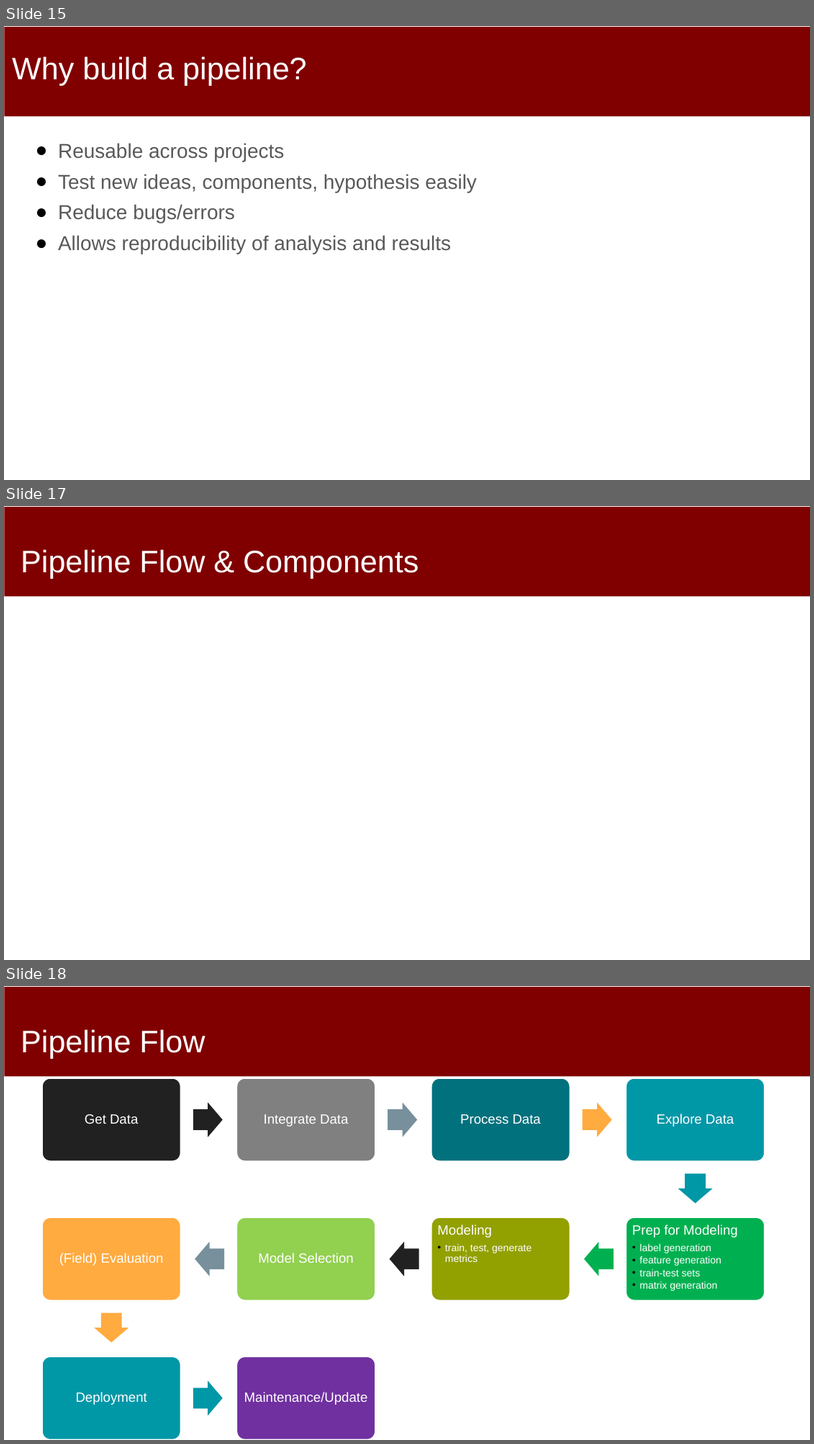
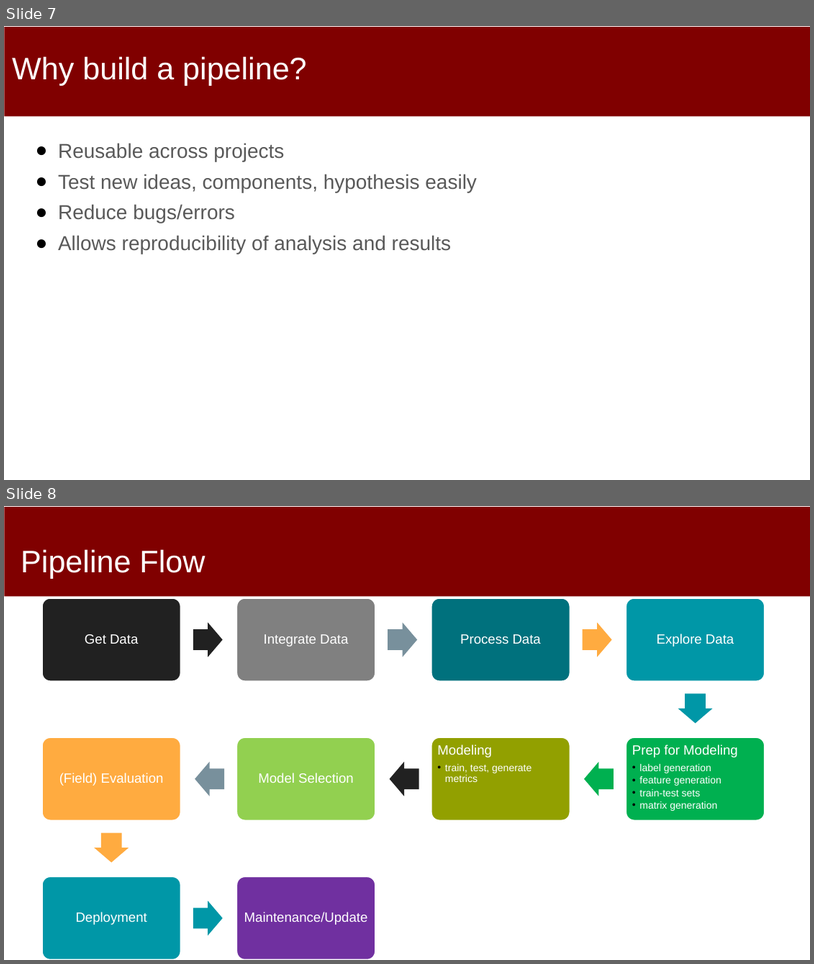
Before and after one commit to dssg/mlforpublicpolicylab, a slide deck: Lectures/09-Machine-Learning-Pipelines.pptx. Shown one above the other, each under a label of ours: slides 15, 17 and 18 before the commit, slides 7 and 8 after it; the slides between them are not shown. The pictures are 814x1444 and 814x964 pixels, drawn with LibreOffice and Linux fonts; fonts in the diff are those of the drawing. Boxes give left, top, right and bottom in pixels: in the first picture for what was removed or moved away, otherwise in the second. Text is boxed around its words. In the diff, an @@ line names an element or a change of style, - is before the commit and + after.

```diff
--- a/Lectures/09-Machine-Learning-Pipelines.pptx
+++ b/Lectures/09-Machine-Learning-Pipelines.pptx
@@ slide 17 removed at box(4, 506, 810, 960), background #FFFFFF; not listed: 1 template element that a slide beside it also shows @@
@@ title removed at box(21, 549, 419, 579) @@
-Pipeline Flow & Components
@@ what was slide 15 is now slide 7 @@
@@ what was slide 18 is now slide 8 @@
```
Also in this commit, not shown: 4 slides changed, 10 other slides removed.
